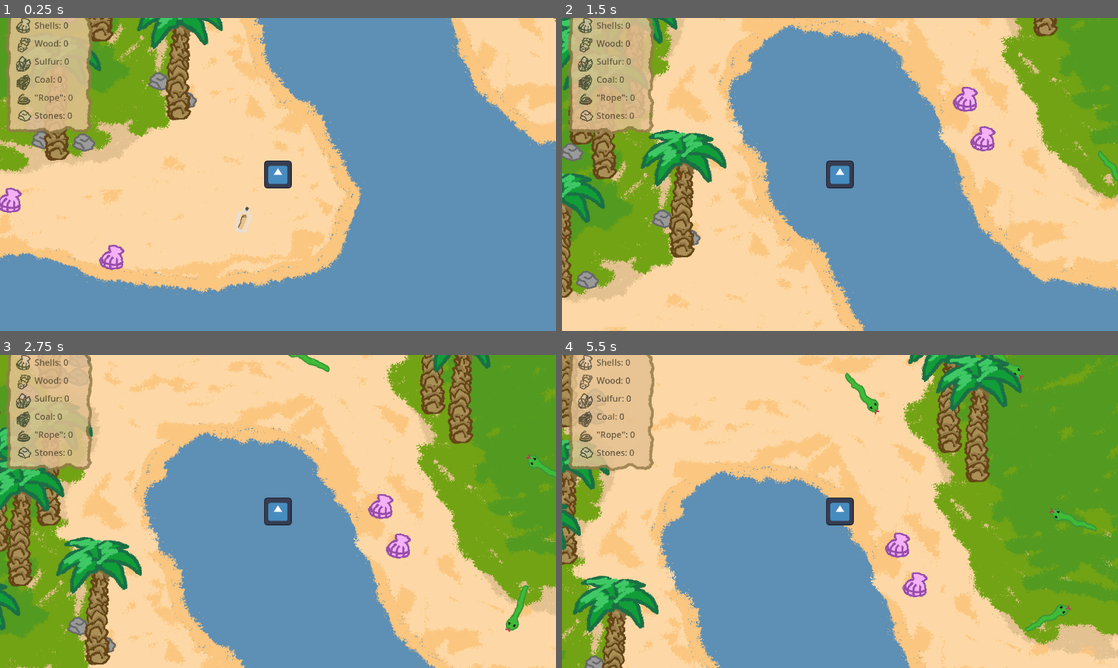
Above: before the commit, frames 1-4 (two rows, left to right).
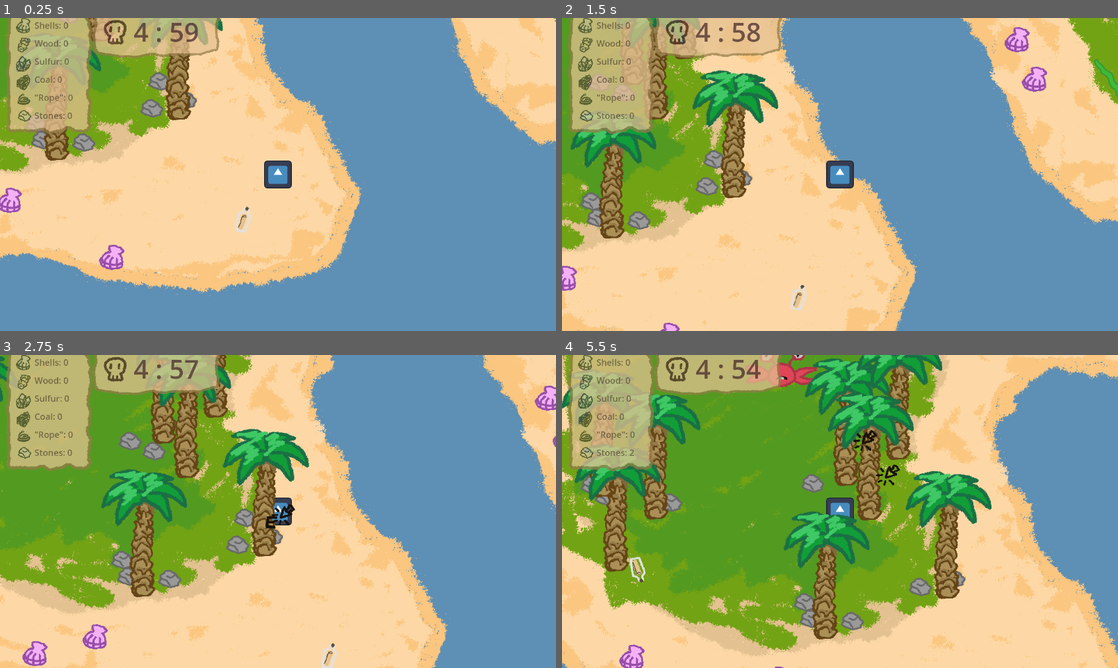
Above: after the commit, the same moments.

Repository: Tarudahat/Alone
Game: Godot game, scene res://scenes/islands/common_islands/island01.tscn
The game is run twice, just before and just after one commit, with the same random seed, the same clock (stepped at 60 frames per second) and the same inputs. The engine's default icon, where the game draws it, is replaced by a stand-in: a white triangle on a blue panel in a dark square.
Inputs (mouse positions are in pixels of both pictures, inside the frame that each line leads up to):
- Up to frame 1 (0.25 s): no input
- Up to frame 2 (1.5 s): move the mouse to (728, 115) at 0.52 s; hold J (rotate_stick_right) 0.53-1.28 s; hold E (collect) 0.53-1.28 s; move the mouse to (573, 237) at 1.27 s; hold D (rotate_stick_left) from 1.28 s (still down); tap E (collect) at 1.35 s
- Up to frame 3 (2.75 s): move the mouse to (44, 477) at 2.02 s; release D (rotate_stick_left) at 2.03 s; press the mouse at (44, 477) at 2.03 s; hold J (rotate_stick_right) from 2.03 s (still down); tap E (collect) at 2.3 s
- Up to frame 4 (5.5 s): move the mouse to (578, 552) at 2.77 s; release the mouse at (578, 552) at 2.78 s; tap F (make_coal) at 2.85 s; tap E (collect) at 3.05, 4.35, 5.3 s; move the mouse to (612, 361) at 3.52 s; release J (rotate_stick_right) at 3.53 s; hold E (collect) 3.53-4.28 s; hold D (rotate_stick_left) from 3.53 s (still down); move the mouse to (995, 392) at 4.27 s; move the mouse to (1023, 426) at 5.02 s; press the mouse at (1023, 426) at 5.03 s

The runs differ from the first frame. In frame 1, 2.4% of the frame differs, in the area x 16-40%, y 0-32%; in frame 2, 59%; in frame 3, 88%; in frame 4, 91%, in the area x 0-100%, y 0-100%.

Commit message:
add death timer and basic raft functionality

Diff:
--- a/project.godot
+++ b/project.godot
@@ -14,6 +14,10 @@
 run/main_scene="uid://cuuypdqdgd130"
 config/features=PackedStringArray("4.4", "Forward Plus")
 config/icon="res://icon.svg"
+
+[autoload]
+
+Globals="*res://scripts/Globals.gd"
 
 [display]
 
--- a/scenes/Player.tscn
+++ b/scenes/Player.tscn
@@ -1,14 +1,21 @@
-[gd_scene load_steps=6 format=3 uid="uid://bkhwrpk8o2kf8"]
+[gd_scene load_steps=8 format=3 uid="uid://bkhwrpk8o2kf8"]
 
 [ext_resource type="Script" uid="uid://bgxgwjvih218s" path="res://scripts/player.gd" id="1_v6fml"]
 [ext_resource type="Texture2D" uid="uid://b2xbviayn2yjr" path="res://icon.svg" id="2_v6fml"]
 [ext_resource type="Texture2D" uid="uid://dem7ihhnw3g57" path="res://assets/item_ui.png" id="3_3li8b"]
+[ext_resource type="Texture2D" uid="uid://dtmx0u7o77cf5" path="res://assets/death_ui.png" id="4_mdl7e"]
 
 [sub_resource type="CircleShape2D" id="CircleShape2D_v6fml"]
 radius = 63.0317
 
 [sub_resource type="LabelSettings" id="LabelSettings_v6fml"]
 font_size = 40
+
+[sub_resource type="LabelSettings" id="LabelSettings_mdl7e"]
+font_size = 120
+font_color = Color(0.280354, 0.164959, 0.169573, 1)
+outline_color = Color(0.352941, 0.239216, 0.25098, 1)
+shadow_size = 0
 
 [node name="Player" type="CharacterBody2D"]
 collision_layer = 3
@@ -42,7 +49,7 @@
 stretch_mode = 3
 
 [node name="items_ui" type="TextureRect" parent="."]
-modulate = Color(1, 1, 1, 0.858824)
+modulate = Color(1, 1, 1, 0.745098)
 z_index = 110
 offset_left = -1254.0
 offset_top = -775.0
@@ -53,6 +60,7 @@
 [node name="VBoxContainer" type="VBoxContainer" parent="items_ui"]
 modulate = Color(0.345098, 0.301961, 0.211765, 1)
 z_index = 50
+layout_mode = 0
 offset_left = 133.0
 offset_top = 61.0
 offset_right = 458.0
@@ -101,4 +109,25 @@
 text = "Material amount"
 label_settings = SubResource("LabelSettings_v6fml")
 
+[node name="death_timer_ui" type="TextureRect" parent="items_ui"]
+layout_mode = 0
+offset_left = 398.0
+offset_right = 998.0
+offset_bottom = 250.0
+texture = ExtResource("4_mdl7e")
+
+[node name="Label7" type="Label" parent="items_ui/death_timer_ui"]
+layout_mode = 2
+offset_left = 191.0
+offset_top = 35.0
+offset_right = 516.0
+offset_bottom = 200.0
+size_flags_horizontal = 0
+size_flags_vertical = 0
+text = "0 : 00"
+label_settings = SubResource("LabelSettings_mdl7e")
+
+[node name="island_timer" type="Timer" parent="."]
+
 [connection signal="timeout" from="throw_cooldown" to="." method="_on_throw_cooldown_timeout"]
+[connection signal="timeout" from="island_timer" to="." method="_on_island_timer_timeout"]
--- a/scenes/islands/common_islands/island01.tscn
+++ b/scenes/islands/common_islands/island01.tscn
@@ -8,6 +8,7 @@
 [ext_resource type="PackedScene" uid="uid://vsswstq88npp" path="res://scenes/item.tscn" id="7_bp5o4"]
 [ext_resource type="PackedScene" uid="uid://bplo0xxon7kth" path="res://scenes/tutorial_flask.tscn" id="7_j7yk5"]
 [ext_resource type="Texture2D" uid="uid://cxqg4eb0upju0" path="res://assets/tutorials/tutorial2.png" id="8_bp5o4"]
+[ext_resource type="PackedScene" uid="uid://e1a8cxmcl6ck" path="res://scenes/raft_build_area.tscn" id="9_2a53t"]
 
 [node name="Island" type="Node2D"]
 
@@ -19,8 +20,7 @@
 [node name="StaticBody2D" type="StaticBody2D" parent="Background"]
 
 [node name="CollisionPolygon2D" type="CollisionPolygon2D" parent="Background/StaticBody2D"]
-polygon = PackedVector2Array(-494, -204, 530, 1578, 2825, 1273, 2648, -2184, -3370, -1741, -3469, 406, -2947, 1549, -606, 1919, 156, 1608, -229, -183, -255, -236, -500, -202, -7 …(464 unchanged characters)…
-one_way_collision = true
+polygon = PackedVector2Array(-494, -204, 530, 1578, 2825, 1273, 2648, -2184, -3370, -1741, -3469, 406, -2947, 1549, -606, 1919, 520, 1593, -229, -183, -255, -236, -500, -202, -7 …(464 unchanged characters)…
 
 [node name="Trees" type="Node2D" parent="."]
 
@@ -78,6 +78,21 @@
 [node name="Tree18" parent="Trees" instance=ExtResource("4_iywj2")]
 position = Vector2(753, -467)
 
+[node name="Tree19" parent="Trees" instance=ExtResource("4_iywj2")]
+position = Vector2(1437, 52)
+
+[node name="Tree20" parent="Trees" instance=ExtResource("4_iywj2")]
+position = Vector2(1437, 52)
+
+[node name="Tree21" parent="Trees" instance=ExtResource("4_iywj2")]
+position = Vector2(1315, 196)
+
+[node name="Tree22" parent="Trees" instance=ExtResource("4_iywj2")]
+position = Vector2(1315, 196)
+
+[node name="Tree23" parent="Trees" instance=ExtResource("4_iywj2")]
+position = Vector2(1654, 287)
+
 [node name="Shells" type="Node2D" parent="."]
 
 [node name="item" parent="Shells" instance=ExtResource("7_bp5o4")]
@@ -146,6 +161,70 @@
 position = Vector2(-1432, 363)
 item_type = 5
 
+[node name="item20" parent="Stones" instance=ExtResource("7_bp5o4")]
+position = Vector2(-1047, 794)
+item_type = 5
+
+[node name="item21" parent="Stones" instance=ExtResource("7_bp5o4")]
+position = Vector2(653, -258)
+item_type = 5
+
+[node name="item22" parent="Stones" instance=ExtResource("7_bp5o4")]
+position = Vector2(543, -295)
+item_type = 5
+
+[node name="item23" parent="Stones" instance=ExtResource("7_bp5o4")]
+position = Vector2(584, -212)
+item_type = 5
+
+[node name="item24" parent="Stones" instance=ExtResource("7_bp5o4")]
+position = Vector2(602, -276)
+item_type = 5
+
+[node name="item32" parent="Stones" instance=ExtResource("7_bp5o4")]
+position = Vector2(1477, 541)
+item_type = 5
+
+[node name="item33" parent="Stones" instance=ExtResource("7_bp5o4")]
+position = Vector2(1369, 604)
+item_type = 5
+
+[node name="item34" parent="Stones" instance=ExtResource("7_bp5o4")]
+position = Vector2(1627, 683)
+item_type = 5
+
+[node name="item35" parent="Stones" instance=ExtResource("7_bp5o4")]
+position = Vector2(1173, 442)
+item_type = 5
+
+[node name="item25" parent="Stones" instance=ExtResource("7_bp5o4")]
+position = Vector2(680, -129)
+item_type = 5
+
+[node name="item28" parent="Stones" instance=ExtResource("7_bp5o4")]
+position = Vector2(1394, -624)
+item_type = 5
+
+[node name="item29" parent="Stones" instance=ExtResource("7_bp5o4")]
+position = Vector2(1446, -669)
+item_type = 5
+
+[node name="item30" parent="Stones" instance=ExtResource("7_bp5o4")]
+position = Vector2(1458, -575)
+item_type = 5
+
+[node name="item31" parent="Stones" instance=ExtResource("7_bp5o4")]
+position = Vector2(1677, 90)
+item_type = 5
+
+[node name="item26" parent="Stones" instance=ExtResource("7_bp5o4")]
+position = Vector2(1934, -997)
+item_type = 5
+
+[node name="item27" parent="Stones" instance=ExtResource("7_bp5o4")]
+position = Vector2(1934, -997)
+item_type = 5
+
 [node name="item8" parent="Stones" instance=ExtResource("7_bp5o4")]
 position = Vector2(-2196, 405)
 item_type = 5
@@ -197,10 +276,10 @@
 [node name="Enemies" type="Node2D" parent="."]
 
 [node name="Snake" parent="Enemies" instance=ExtResource("5_b8l7x")]
-position = Vector2(1034, 410)
+position = Vector2(780, 262)
 
 [node name="Snake2" parent="Enemies" instance=ExtResource("5_b8l7x")]
-position = Vector2(1315, -67)
+position = Vector2(1273, -277)
 
 [node name="Snake3" parent="Enemies" instance=ExtResource("5_b8l7x")]
 position = Vector2(795, -844)
@@ -209,7 +288,7 @@
 position = Vector2(1963, -1162)
 
 [node name="Snake5" parent="Enemies" instance=ExtResource("5_b8l7x")]
-position = Vector2(1816, 581)
+position = Vector2(1913, -22)
 
 [node name="Snake6" parent="Enemies" instance=ExtResource("5_b8l7x")]
 position = Vector2(55, -557)
@@ -225,5 +304,8 @@
 flip_v = true
 texture_ = ExtResource("8_bp5o4")
 
+[node name="raft_build_area" parent="." instance=ExtResource("9_2a53t")]
+position = Vector2(-564, -1071)
+
 [node name="Player" parent="." instance=ExtResource("2_h75ht")]
 position = Vector2(-521, 1225)
--- /dev/null
+++ b/scenes/islands/island_timer.tscn
@@ -0,0 +1,7 @@
+[gd_scene format=3 uid="uid://crprg2eb02dqh"]
+
+[node name="Island_timer" type="Node2D"]
+
+[node name="Timer" type="Timer" parent="."]
+wait_time = 300.0
+autostart = true
--- /dev/null
+++ b/scenes/raft_build_area.tscn
@@ -0,0 +1,53 @@
+[gd_scene load_steps=10 format=3 uid="uid://e1a8cxmcl6ck"]
+
+[ext_resource type="Script" uid="uid://c2lji1u5c4xjy" path="res://scripts/raft_build_area.gd" id="1_sd8hw"]
+[ext_resource type="PackedScene" uid="uid://bplo0xxon7kth" path="res://scenes/tutorial_flask.tscn" id="2_1h7ca"]
+[ext_resource type="Texture2D" uid="uid://b5dpvys2re13c" path="res://assets/raft_fancy.png" id="2_sd8hw"]
+[ext_resource type="PackedScene" uid="uid://dsp5tqil3gvlt" path="res://scenes/e_indicator.tscn" id="2_y6j40"]
+[ext_resource type="Texture2D" uid="uid://catjf1oc84jhd" path="res://assets/tutorials/tutorial3.png" id="5_l4m51"]
+
+[sub_resource type="AtlasTexture" id="AtlasTexture_l4m51"]
+atlas = ExtResource("2_sd8hw")
+region = Rect2(408, 0, 408, 400)
+
+[sub_resource type="AtlasTexture" id="AtlasTexture_1mg07"]
+atlas = ExtResource("2_sd8hw")
+region = Rect2(0, 0, 408, 400)
+
+[sub_resource type="SpriteFrames" id="SpriteFrames_51h2n"]
+animations = [{
+"frames": [{
+"duration": 1.0,
+"texture": SubResource("AtlasTexture_l4m51")
+}, {
+"duration": 1.0,
+"texture": SubResource("AtlasTexture_1mg07")
+}],
+"loop": true,
+"name": &"default",
+"speed": 5.0
+}]
+
+[sub_resource type="CircleShape2D" id="CircleShape2D_2pdby"]
+radius = 100.02
+
+[node name="raft_build_area" type="Area2D"]
+script = ExtResource("1_sd8hw")
+
+[node name="raft" type="AnimatedSprite2D" parent="."]
+sprite_frames = SubResource("SpriteFrames_51h2n")
+
+[node name="E_indicator" parent="raft" instance=ExtResource("2_y6j40")]
+position = Vector2(0, -137)
+
+[node name="CollisionShape2D" type="CollisionShape2D" parent="."]
+shape = SubResource("CircleShape2D_2pdby")
+
+[node name="tutorial_flask" parent="." instance=ExtResource("2_1h7ca")]
+position = Vector2(265, -95)
+offset = Vector2(10, 40)
+flip_v = true
+texture_ = ExtResource("5_l4m51")
+
+[connection signal="body_entered" from="." to="." method="_on_body_entered"]
+[connection signal="body_exited" from="." to="." method="_on_body_exited"]
--- /dev/null
+++ b/scripts/Globals.gd
@@ -0,0 +1,10 @@
+extends Node
+
+const time_s_per_level: Array[int] = [5*60,5*60,5*60,1*60]
+var current_level: int = 0
+var items: Array[int] = [0,0,0,0,0,0]
+var time_left = 0 # + per level time
+
+# Called every frame. 'delta' is the elapsed time since the previous frame.
+func _process(delta: float) -> void:
+	pass
--- a/scripts/player.gd
+++ b/scripts/player.gd
@@ -17,6 +17,10 @@
 # sulfer_count
 # coal_count
 
+func _ready():
+	self.items = Globals.items
+	self.get_node("island_timer").start(Globals.time_left + Globals.time_s_per_level[Globals.current_level])
+
 func damage():
 	for j in rng.randi_range(1, 5):
 		var victim_idx = rng.randi_range(0, 5)
@@ -31,6 +35,13 @@
 	$items_ui/VBoxContainer/Label5.text = "\"Rope\": " + str(items[4])
 	$items_ui/VBoxContainer/Label6.text = "Stones: " + str(items[5])
 	#$Sprite.play(animation_direction())
+	if int(int($island_timer.time_left)%60) > 9:
+		$items_ui/death_timer_ui/Label7.text = str(int($island_timer.time_left/60)) +\
+		 " : " +str(int(int($island_timer.time_left)%60))
+	else:
+		$items_ui/death_timer_ui/Label7.text = str(int($island_timer.time_left/60)) +\
+		 " : 0" +str(int(int($island_timer.time_left)%60))
+
 
 func _input(event):
 	# Use is_action_pressed to only accept single taps as input instead of mouse drags.
@@ -69,3 +80,13 @@
 
 func _on_throw_cooldown_timeout() -> void:
 	can_throw = true
+
+
+func _on_island_timer_timeout() -> void:
+	pass
+	#var target_scene = load("res:game_over").instantiate()
+	#get_tree().get_root().add_child(target_scene)
+	# queue wipe current scene from root
+	#get_tree().get_current_scene().queue_free()
+	# change scene
+	#get_tree().set_current_scene(target_scene)
--- /dev/null
+++ b/scripts/raft_build_area.gd
@@ -0,0 +1,49 @@
+extends Area2D
+
+var player_node: Node2D = null
+var player_in_range = false
+@export var destination_scene = load("res://scenes/level_1.tscn")
+@export var wood_price = 40
+@export var rope_price = 10
+
+
+# Called when the node enters the scene tree for the first time.
+func _ready() -> void:
+	pass # Replace with function body.
+
+
+# Called every frame. 'delta' is the elapsed time since the previous frame.
+func _process(_delta: float) -> void:
+	$raft/E_indicator.visible = false
+	if player_in_range:
+		$raft/E_indicator.visible = true
+		if Input.is_action_just_pressed("collect"):
+			if $raft.frame == 1:
+				if player_node:
+					Globals.items = player_node.items
+					Globals.time_left = player_node.get_node("island_timer").time_left
+					Globals.current_level +=1
+					# add destination scene as child root
+					var target_scene = destination_scene.instantiate()
+					get_tree().get_root().add_child(target_scene)
+					# queue wipe current scene from root
+					get_tree().get_current_scene().queue_free()
+					# change scene
+					get_tree().set_current_scene(target_scene)
+			if player_node:
+				print(player_node.items[1],player_node.items[4])
+				if player_node.items[1] >= wood_price and player_node.items[4] >= rope_price:
+					player_node.items[1] -= wood_price
+					player_node.items[4] -= rope_price
+					$raft.frame = 1
+
+
+
+func _on_body_entered(body: Node2D) -> void:
+	if body is Player:
+		player_node = body
+		player_in_range = true
+
+func _on_body_exited(body: Node2D) -> void:
+	if body is Player:
+		player_in_range = true
--- a/scripts/tutorial_flask.gd
+++ b/scripts/tutorial_flask.gd
@@ -6,7 +6,7 @@
 var player_node: Node2D = null
 
 # Called every frame. 'delta' is the elapsed time since the previous frame.
-func _process(delta: float) -> void:
+func _process(_delta: float) -> void:
 	$E_indicator.visible = false
 	if player_in_range:
 		$E_indicator.visible = true
@@ -23,6 +23,6 @@
 		player_in_range = true
 
 func _on_area_2d_body_exited(body: Node2D) -> void:
-	player_in_range = false
-	if player_node:
-		player_node.get_node("img_ui").texture = null
+	if body is Player:
+		player_in_range = false
+		body.get_node("img_ui").texture = null
Binary file added: assets/death_ui.png
Not shown, added: assets/death_ui.png.import
Binary file added: assets/raft_fancy.png
Not shown, added: assets/raft_fancy.png.import
Binary file added: assets/tutorials/tutorial3.png
Not shown, added: assets/tutorials/tutorial3.png.import
Not shown: 1 places in scenes/islands/common_islands/island01.tscn that only renumber resources
Not shown, added: scripts/Globals.gd.uid
Not shown, added: scripts/raft_build_area.gd.uid
